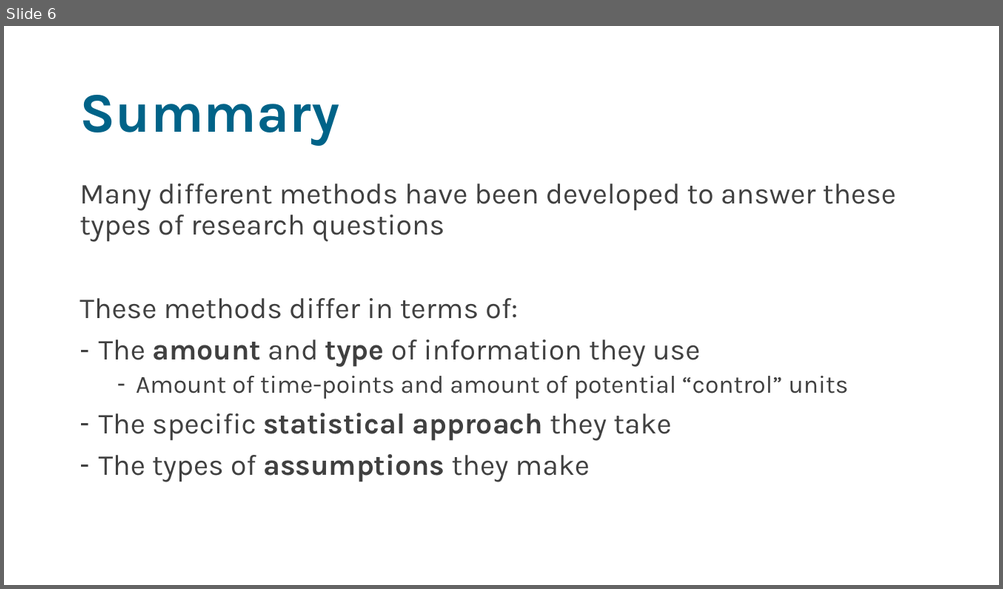
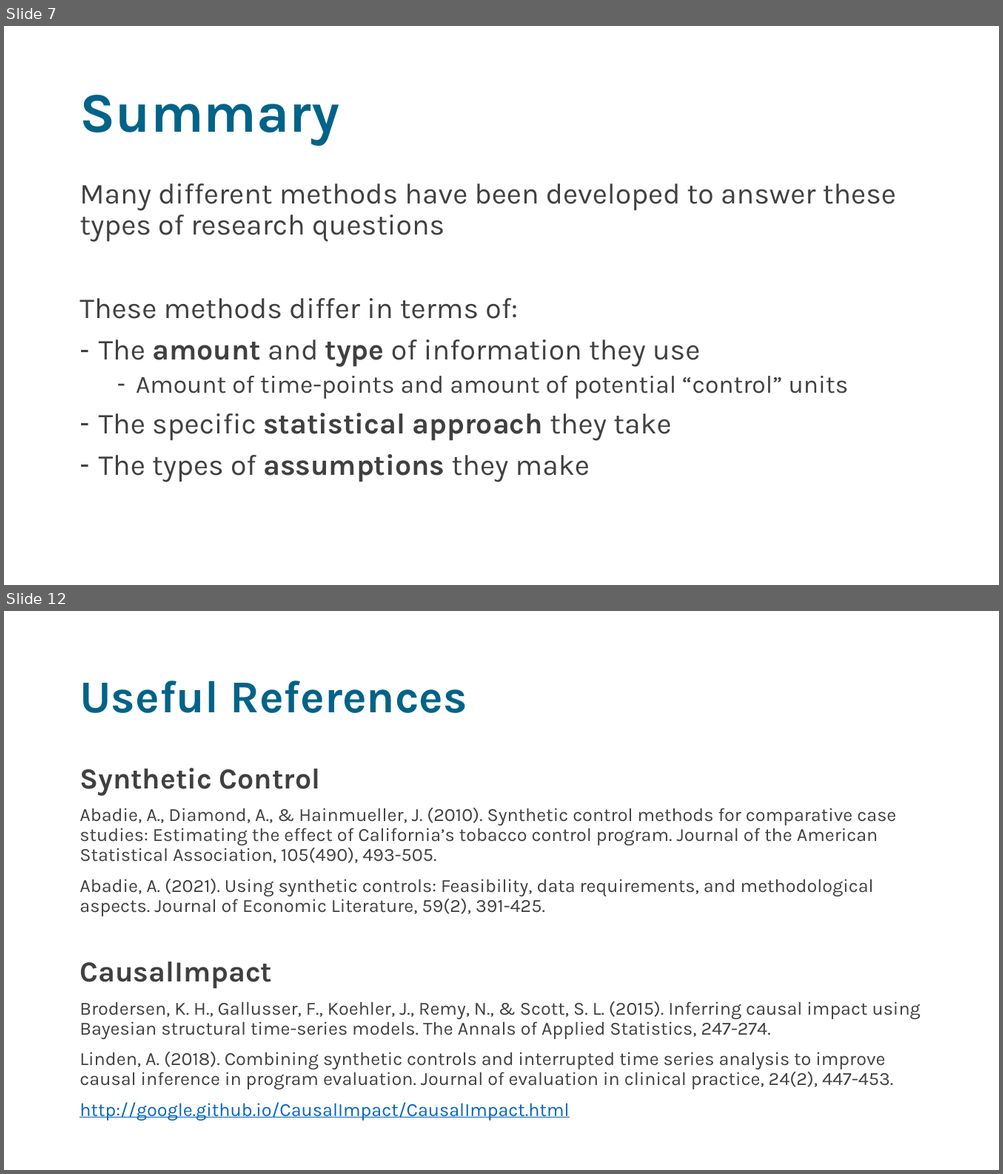
Before and after one commit to sodascience/workshop_causal_impact_assessment, a slide deck: lectures/05_discussion/discussion.pptx. Shown one above the other, each under a label of ours: slide 6 before the commit, slides 7 and 12 after it; the slides between them are not shown. The pictures are 1003x589 and 1003x1174 pixels, drawn with LibreOffice and Linux fonts; fonts in the diff are those of the drawing. Boxes give left, top, right and bottom in pixels: in the first picture for what was removed or moved away, otherwise in the second. Text is boxed around its words. In the diff, an @@ line names an element or a change of style, - is before the commit and + after.

```diff
--- a/lectures/05_discussion/discussion.pptx
+++ b/lectures/05_discussion/discussion.pptx
@@ slide 12 added at (x1=4, y1=611, x2=999, y2=1170), background #FFFFFF @@
@@ title added at (x1=79, y1=681, x2=467, y2=713), 44 pt, text #006388, bold @@
+Useful References
@@ text added at (x1=79, y1=768, x2=920, y2=1121), 18 pt, text #404040 @@
+Synthetic Control
+Abadie, A., Diamond, A., & Hainmueller, J. (2010). Synthetic control methods for comparative case studies: Estimating the effect of California’s tobacco control program. Journal of the American Statistical Association, 105(490), 493-505.
+Abadie, A. (2021). Using synthetic controls: Feasibility, data requirements, and methodological aspects. Journal of Economic Literature, 59(2), 391-425.
+CausalImpact
+Brodersen, K. H., Gallusser, F., Koehler, J., Remy, N., & Scott, S. L. (2015). Inferring causal impact using Bayesian structural time-series models. The Annals of Applied Statistics, 247-274.
+Linden, A. (2018). Combining synthetic controls and interrupted time series analysis to improve causal inference in program evaluation. Journal of evaluation in clinical practice, 24(2), 447-453.
+http://google.github.io/CausalImpact/CausalImpact.html
@@ what was slide 6 is now slide 7 @@
```
Also in this commit, not shown: 4 slides changed, 5 other slides added, 31 slides removed, 2 other files.
